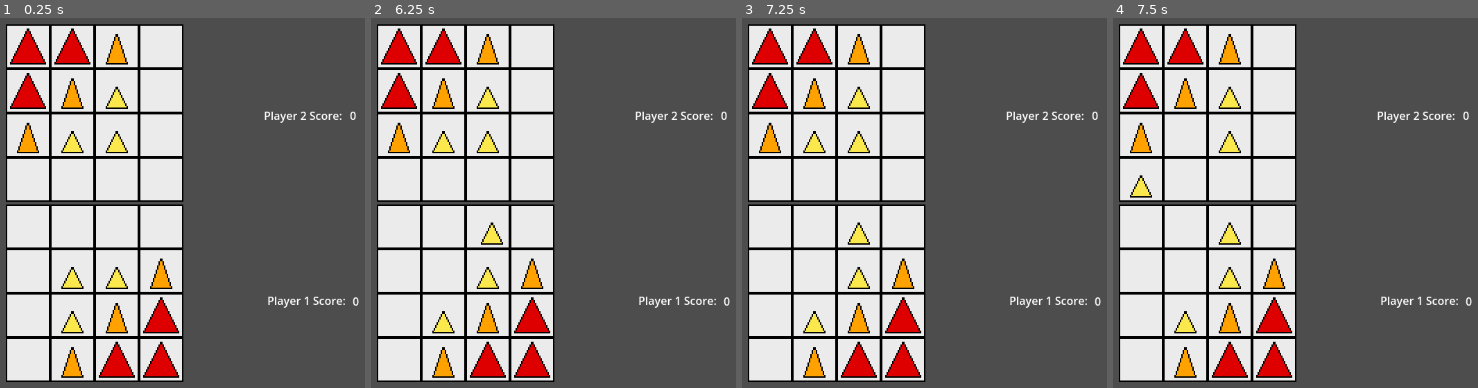
Above: before the commit, frames 1-4 (left to right).
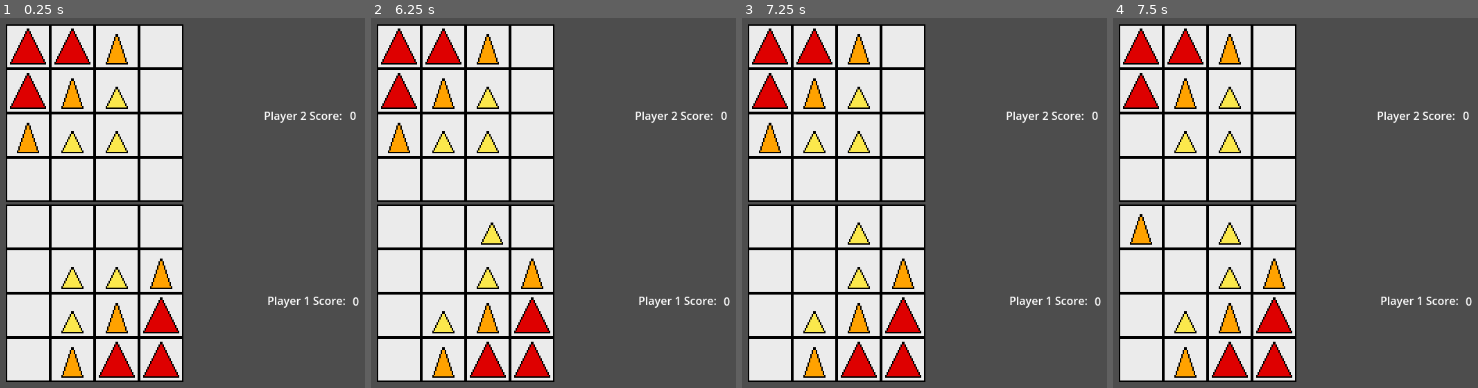
Above: after the commit, the same moments.

Repository: Lorenzo603/martian-chess
Game: Godot game, scene res://main.tscn
The game is run twice, just before and just after one commit, with the same random seed, the same clock (stepped at 60 frames per second) and the same inputs.
Inputs (mouse positions are in pixels of both pictures, inside the frame that each line leads up to):
- Up to frame 1 (0.25 s): no input
- Up to frame 2 (6.25 s): tap Enter at 0.5, 5.75 s; drag from (487, 358) to (400, 269) at 0.52 s; drag from (531, 358) to (400, 314) at 1.27 s; move the mouse to (531, 314) at 2.02 s; hold Up (ui_up) 2.03-2.75 s; tap O at 2.1, 5.1 s; click (531, 314) at 2.17 s; tap Space at 2.75 s; drag from (444, 358) to (487, 269) at 2.77 s; drag from (487, 314) to (692, 203) at 3.52 s; drag from (531, 269) to (487, 358) at 4.27 s; move the mouse to (444, 314) at 5.02 s; hold Down (ui_down) 5.03-5.75 s; click (444, 314) at 5.17 s; drag from (444, 269) to (491, 225) at 5.77 s
- Up to frame 3 (7.25 s): tap Space at 6.5 s; drag from (858, 269) to (771, 358) at 6.52 s
- Up to frame 4 (7.5 s): tap Enter at 7.25 s; drag from (1142, 92) to (1142, 314) at 7.27 s

Frames 1-3 are identical in both runs. In frame 4, 1.1% of the frame differs, in the area x 4-24%, y 28-62%.

Commit message:
smart ai, use move with highest score

Diff:
--- a/GameController.gd
+++ b/GameController.gd
@@ -41,9 +41,10 @@
 			return
 		GameMode.RANDOM_AI:
 			await get_tree().create_timer(1.0).timeout
-			next_move = _get_random_move()
+			next_move = MartianChessEngine.get_random_move()
 		GameMode.SMART_AI:
-			return
+			await get_tree().create_timer(1.0).timeout
+			next_move = MartianChessEngine.get_high_score_move()
 
 	var moved_piece = _get_tile_by_coord(next_move["starting_tile_x"], next_move["starting_tile_y"]).piece
 	var destination_tile = _get_tile_by_coord(next_move["destination_tile_x"], next_move["destination_tile_y"])
@@ -55,18 +56,6 @@
 		next_move["destination_tile_x"], next_move["destination_tile_y"],
 		destination_tile)
 
-
-func _get_random_move():
-	var legal_moves = MartianChessEngine.get_legal_moves()
-	var random_move = legal_moves[randi() % len(legal_moves)]
-	return {
-		"starting_tile_x": random_move["starting_tile_x"],
-		"starting_tile_y": random_move["starting_tile_y"],
-		"destination_tile_x": random_move["destination_tile_x"],
-		"destination_tile_y": random_move["destination_tile_y"]
-	}
-
-
 func _get_tile_by_coord(x, y):
 	for t in board.get_children():
 		if t.get_meta("TileCoordX") == x and t.get_meta("TileCoordY") == y:
--- a/main.tscn
+++ b/main.tscn
@@ -15,7 +15,7 @@
 
 [node name="GameController" type="Node" parent="."]
 script = ExtResource("1_m7ali")
-game_mode = 1
+game_mode = 2
 
 [node name="AIPlayer" type="Node" parent="."]
 script = ExtResource("1_g2rbc")
--- a/martian_chess_engine.gd
+++ b/martian_chess_engine.gd
@@ -1,6 +1,42 @@
 extends Node
 
+const piece_strength_map = {
+	"": 0,
+
+	# Player 1
+	"S": 1,
+	"M": 2,
+	"B": 3,
+
+	# Player 2
+	"S2": -1,
+	"M2": -2,
+	"B2": -3,
+}
+
 @onready var board = get_node("../Main/Board")
+
+func get_high_score_move():
+	var board_state = board.board_state
+	var legal_moves = get_legal_moves()
+
+	var max_score = 0
+	for legal_move in legal_moves:
+		legal_move["score"] = piece_strength_map[board_state[legal_move["destination_tile_x"]][legal_move["destination_tile_y"]]]
+		if legal_move["score"] > max_score:
+			max_score = legal_move["score"]
+		print_debug(str(legal_move["starting_tile_x"]) + "," + str(legal_move["starting_tile_y"]) +
+		" --> " + str(legal_move["destination_tile_x"]) + "," + str(legal_move["destination_tile_y"]) + "[ Score: " + str(legal_move["score"]) + "]")
+
+	var high_scores = _get_moves_with_highest_score(legal_moves, max_score)
+	return high_scores[randi() % len(high_scores)]
+
+func _get_moves_with_highest_score(legal_moves, max_score):
+	var high_score_moves = []
+	for legal_move in legal_moves:
+		if legal_move["score"] == max_score:
+			high_score_moves.append(legal_move)
+	return high_score_moves
 
 func get_legal_moves():
 	var legal_moves = []
@@ -8,14 +44,14 @@
 	# only looks at top side of board
 	var board_state = board.board_state
 	for i in range(0, 4):
-			for j in range(0, 4):
-				if board_state[i][j] != "":
-					available_pieces.append(
-						{
-							"sx": i,
-							"sy": j,
-							"piece_type": board_state[i][j]
-					})
+		for j in range(0, 4):
+			if board_state[i][j] != "":
+				available_pieces.append(
+					{
+						"sx": i,
+						"sy": j,
+						"piece_type": board_state[i][j]
+				})
 	for p in available_pieces:
 		legal_moves.append_array(_get_legal_moves_for_piece_coord(p))
 
@@ -104,3 +140,7 @@
 							"destination_tile_y": j
 						})
 	return legal_moves
+
+func get_random_move():
+	var legal_moves = get_legal_moves()
+	return legal_moves[randi() % len(legal_moves)]
